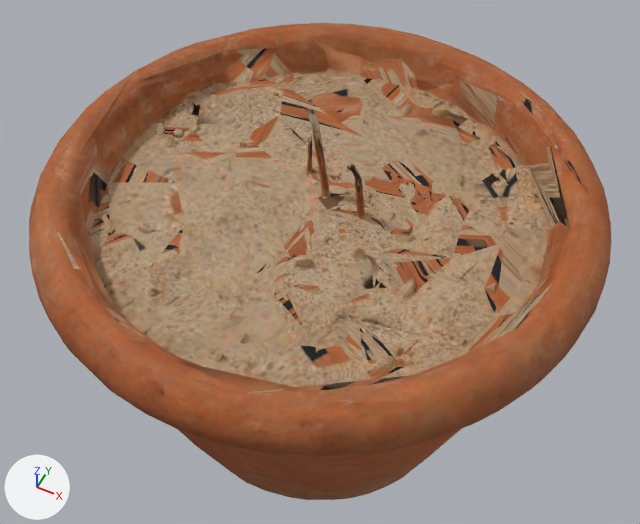
Two versions of the glTF model assets/w3claypot.glb, one commit apart.
Camera for both pictures: a 50 mm lens placed at (0.227, -0.453, 0.748), pointed at (-0.003, 0.007, 0.173). Arrows for +X, +Y and +Z are at lower left; the lights stay in place. The picture after the commit comes second. Where no turn or scale is listed for an object, it has been applied to the vertices.

Names of what the first picture shows: 'w3claypot_far', 'w3claypot_near'.
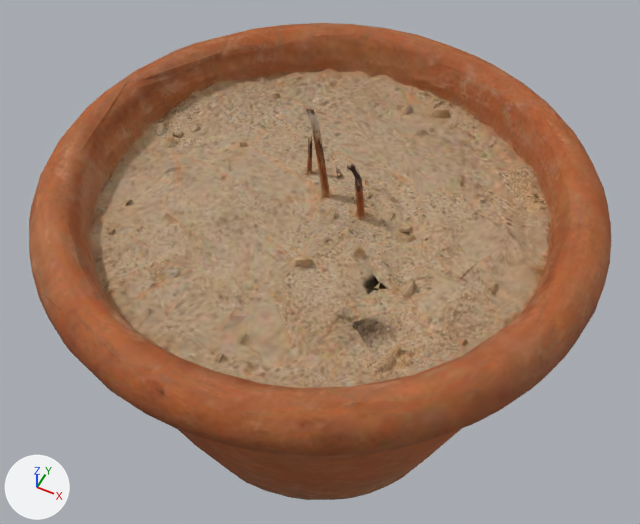
Where the change shows, as pixel boxes [x1, y1, x2, y2] in the pictures (640 x 524 px):
'w3claypot_far', deleted (beige): before [50, 25, 591, 500]

The change in detail:
Object 'w3claypot_far' (ob_w3claypot_far) is deleted.
